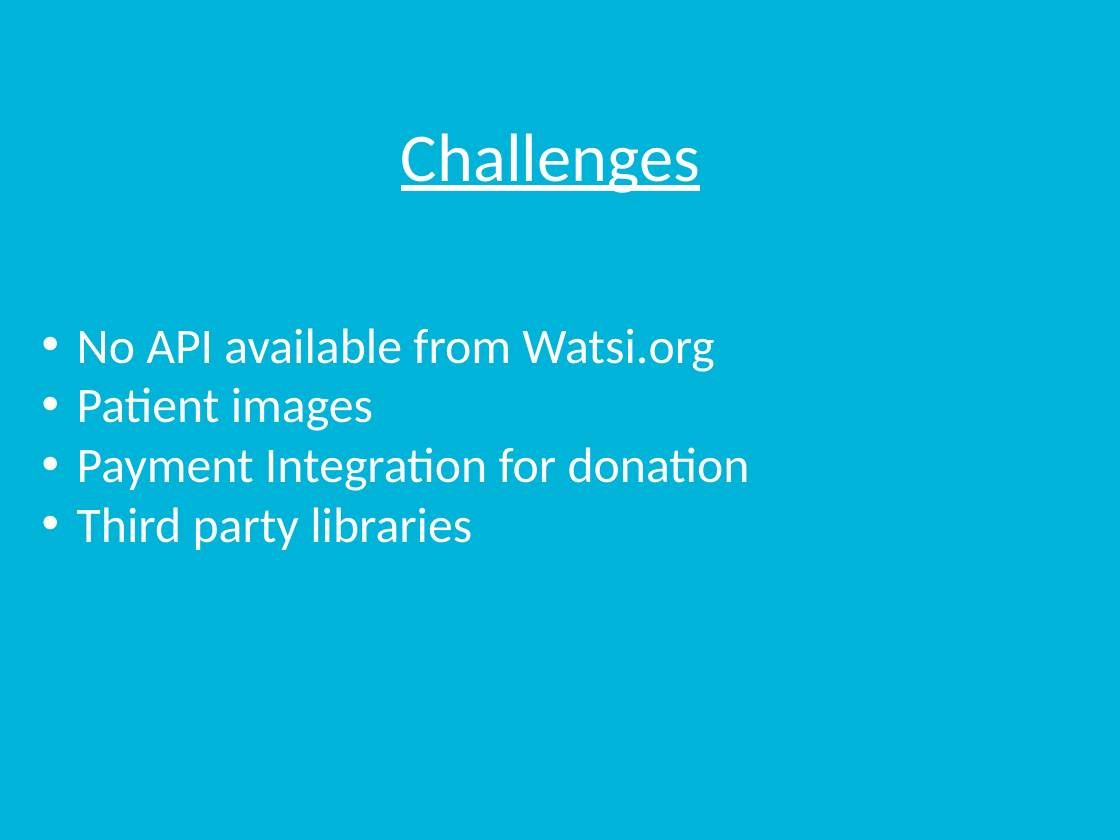
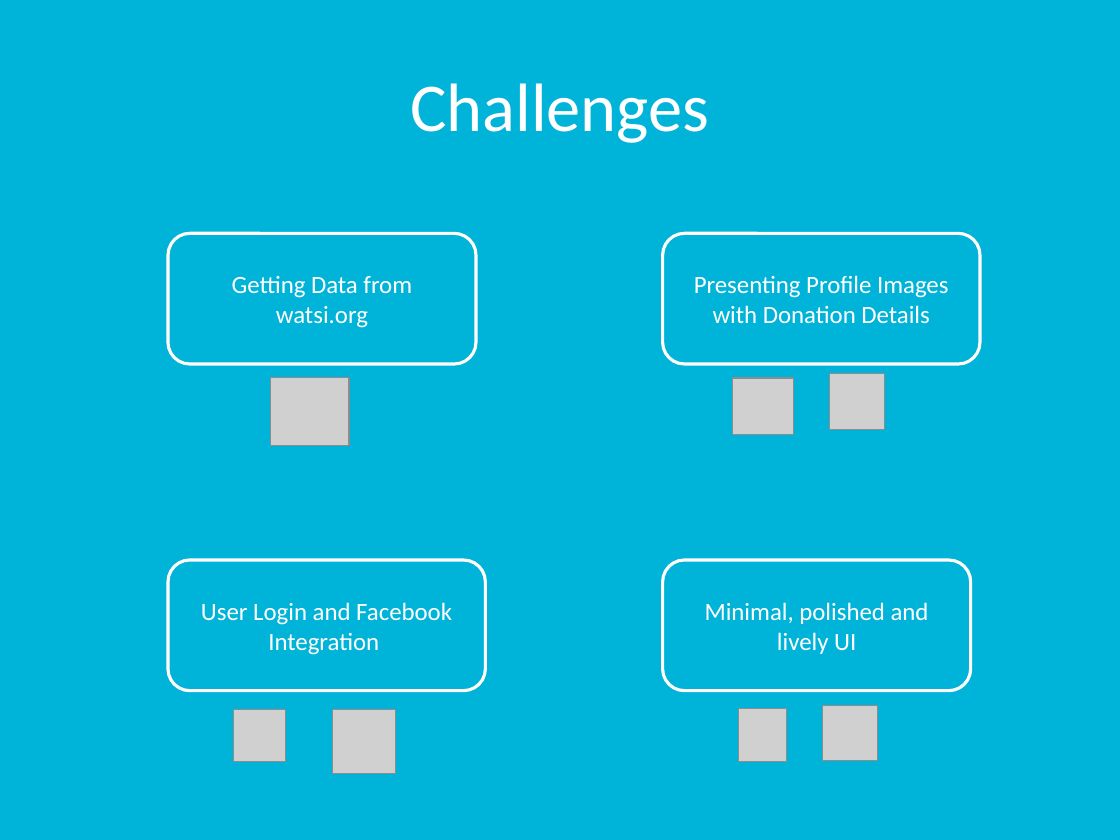
Before and after one commit to rutvijkumarshah/WatsiAndroidApp, a slide deck: slide 6 of docs/groupProject.pptx. Drawn at 1120x840 pixels with LibreOffice and Linux fonts; fonts in the diff are those of the drawing; grey boxes stand for pictures. Boxes give left, top, right and bottom in pixels: in the first picture for what was removed or moved away, otherwise in the second. Text is boxed around its words. In the diff, an @@ line names an element or a change of style, - is before the commit and + after.

```diff
--- a/docs/groupProject.pptx
+++ b/docs/groupProject.pptx
@@ title "Challenges": place and size @@
-title "Challenges" at box(401, 133, 700, 193)
+title "Challenges" at box(410, 83, 709, 143)
@@ title "Challenges" at box(410, 83, 709, 143): underline off @@
@@ rounded rectangle added at box(168, 233, 476, 364), outline #FFFFFF 2 pt, 16 pt, text #FFFFFF @@
+Getting Data from watsi.org
@@ rounded rectangle added at box(663, 233, 980, 364), outline #FFFFFF 2 pt, 16 pt, text #FFFFFF @@
+Presenting Profile Images with Donation Details
@@ text removed at box(77, 328, 750, 550) @@
-• No API available from Watsi.org
-• Patient images
-• Payment Integration for donation
-• Third party libraries
@@ picture added at box(271, 377, 349, 445) @@
@@ picture added at box(732, 377, 794, 433) @@
@@ picture added at box(829, 374, 885, 430) @@
@@ rounded rectangle added at box(168, 560, 485, 691), outline #FFFFFF 2 pt, 16 pt, text #FFFFFF @@
+User Login and Facebook Integration
@@ rounded rectangle added at box(663, 560, 971, 691), outline #FFFFFF 2 pt, 16 pt, text #FFFFFF @@
+Minimal, polished and lively UI
@@ picture added at box(233, 709, 284, 760) @@
@@ picture added at box(333, 709, 395, 773) @@
@@ picture added at box(739, 709, 787, 762) @@
@@ picture added at box(822, 706, 877, 760) @@
```
Also in this commit, not shown: 2 slides added, 2 slides removed.
